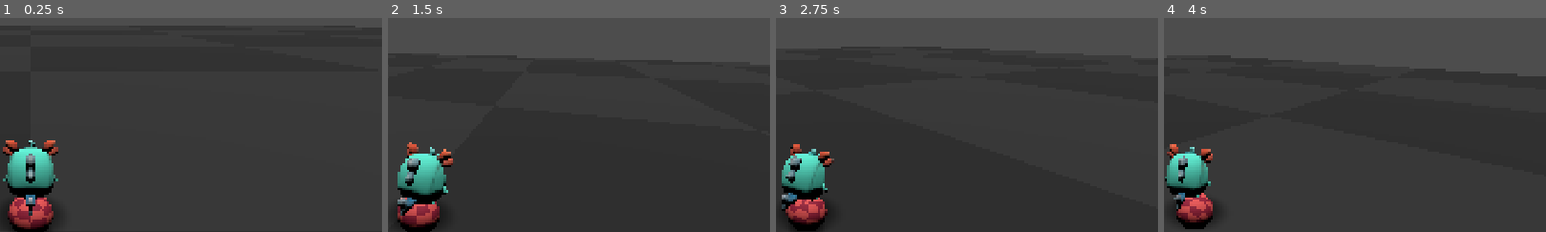
Above: before the commit, frames 1-4 (left to right).
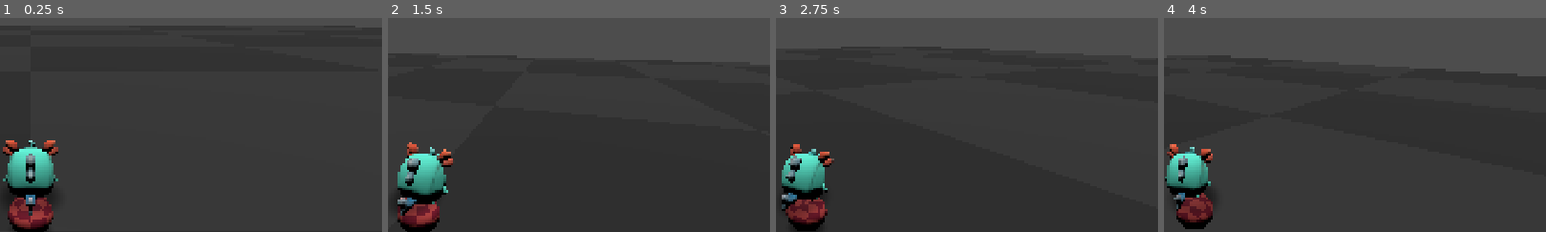
Above: after the commit, the same moments.

Repository: mika-marcondes/axie-jam
Game: Godot game, scene res://scenes/contest/contest_greybox.tscn
Same seed, same stepped clock (60 frames per second), same inputs: the game is played once before the commit and once after it.
Inputs:
- Up to frame 1 (0.25 s): no input
- Up to frame 2 (1.5 s): tap Enter at 0.5 s; hold D (move_right) 0.53-1.28 s; hold Shift (boost) 0.53-1.28 s; tap Space (jump) at 0.77, 1.07 s; tap E (camera_right) at 0.8, 1.35 s; hold S (move_back) from 1.28 s (still down)
- Up to frame 3 (2.75 s): tap Space (jump) at 1.52, 1.55, 1.82 s; release S (move_back) at 2.03 s; hold D (move_right) from 2.03 s (still down); hold Space (jump) from 2.03 s (still down); tap Shift (boost) at 2.3 s
- Up to frame 4 (4 s): release D (move_right) at 2.78 s; release Space (jump) at 2.78 s; hold W (move_forward) 2.78-3.53 s; tap Shift (boost) at 2.85 s; tap Space (jump) at 3.02, 3.32 s; tap E (camera_right) at 3.05 s; hold A (move_left) from 3.53 s (still down); hold Space (jump) from 3.53 s (still down); tap Q (camera_left) at 3.6 s
The pictures show only the part of the screen within x 46-96%, y 13-63%; the shares and areas given below are measured in that part.

The runs differ from the first frame. In frame 1, 0.6% of the frame differs, in the area x 2-14%, y 83-93%; in frame 2, 0.4%; in frame 3, 0.6%; in frame 4, 0.7%, in the area x 3-13%, y 80-94%.

Commit message:
wip animations and puffy shadow

Diff:
--- a/scenes/contest/contest_greybox.tscn
+++ b/scenes/contest/contest_greybox.tscn
@@ -50,8 +50,12 @@
 max_horizontal_air_offset = 0.2
 dive_separation = 0.2
 
-[node name="Ball" parent="." unique_id=1570341470 node_paths=PackedStringArray("movement_reference") instance=ExtResource("2_ccxh4")]
+[node name="Ball" parent="." unique_id=1570341470 node_paths=PackedStringArray("rider_shadow_target", "movement_reference") instance=ExtResource("2_ccxh4")]
 transform = Transform3D(1, 0, 0, 0, 1, 0, 0, 0, 1, 0, 0.8, 0)
+rider_shadow_target = NodePath("../Player")
+rider_shadow_min_scale = 0.1
+rider_shadow_min_opacity = 22.1
+rider_shadow_max_opacity = 0.5
 movement_reference = NodePath("../CameraRig/YawPivot")
 
 [node name="CameraRig" type="Node3D" parent="." unique_id=215474228 node_paths=PackedStringArray("target")]
--- a/scripts/player/ball_controller.gd
+++ b/scripts/player/ball_controller.gd
@@ -1,5 +1,8 @@
 extends CharacterBody3D
 class_name BallController
+
+signal landed(impact_speed: float)
+signal bounced(impact_speed: float, bounce_velocity: float)
 
 @export_category("Movement")
 @export var acceleration: float = 14.0
@@ -16,27 +19,14 @@
 @export var max_charge_time: float = 0.75
 @export_range(0.0, 1.0, 0.05) var air_control: float = 0.35
 
-var jump_charge_time: float = 0.0
-var is_charging_jump: bool = false
-
 @export_category("Bounce")
 @export_range(0.0, 1.0, 0.05) var bounce_retention: float = 0.75
 @export var bounce_input_window: float = 0.15
-
-var bounce_input_timer: float = 0.0
 
 @export_category("Boost")
 @export var boost_acceleration_multiplier: float = 1.6
 @export var boost_max_speed_multiplier: float = 1.4
 @export var boost_release_deceleration: float = 4.0
-
-var is_boosting: bool = false
-
-@export_category("References")
-@export var movement_reference: Node3D
-
-@onready var visual: Node3D = $Visual
-@onready var rider_anchor: Marker3D = $RiderAnchor
 
 @export_category("Ground Shadow")
 @export var shadow_max_height: float = 10.0
@@ -46,12 +36,43 @@
 @export var shadow_max_opacity: float = 0.45
 @export var shadow_ground_offset: float = 0.02
 
+@export_category("Rider Shadow")
+@export var rider_shadow_target: Node3D
+@export var rider_shadow_surface_offset: float = 0.015
+@export var rider_shadow_follow_speed: float = 14.0
+@export var rider_shadow_max_separation: float = 1.5
+@export var rider_shadow_min_scale: float = 0.45
+@export var rider_shadow_max_scale: float = 0.85
+@export var rider_shadow_min_opacity: float = 0.10
+@export var rider_shadow_max_opacity: float = 0.38
+
+@export_category("References")
+@export var movement_reference: Node3D
+
+@onready var visual: Node3D = $Visual
+@onready var rider_anchor: Marker3D = $RiderAnchor
 @onready var ground_probe: RayCast3D = $GroundProbe
 @onready var ground_shadow: MeshInstance3D = $GroundShadow
+@onready var rider_shadow_root: Node3D = $RiderShadow
+@onready var rider_shadow_mesh: MeshInstance3D = $RiderShadow/MeshInstance3D
+
+var jump_charge_time: float = 0.0
+var is_charging_jump: bool = false
+var bounce_input_timer: float = 0.0
+var is_boosting: bool = false
 
 var ground_shadow_material: ShaderMaterial
-
-var gravity: float = ProjectSettings.get_setting("physics/3d/default_gravity")
+var rider_shadow_material: ShaderMaterial
+
+var gravity: float = float(
+	ProjectSettings.get_setting("physics/3d/default_gravity")
+)
+
+
+#region Lifecycle
+
+func _ready() -> void:
+	setup_shadow_materials()
 
 
 func _physics_process(delta: float) -> void:
@@ -65,166 +86,32 @@
 
 	move_and_slide()
 
-	handle_landing_bounce(was_on_floor, impact_velocity)
+	handle_landing(was_on_floor, impact_velocity)
 	update_visual_rotation(delta)
 	update_ground_shadow()
+	update_rider_shadow(delta)
 	check_fall_reset()
 
 
-func _ready() -> void:
-	ground_shadow.top_level = true
-	ground_shadow_material = ground_shadow.material_override as ShaderMaterial
-
-
-func update_ground_shadow() -> void:
-	ground_probe.force_raycast_update()
-
-	if not ground_probe.is_colliding():
-		ground_shadow.visible = false
-		return
-
-	ground_shadow.visible = true
-
-	var ground_position: Vector3 = ground_probe.get_collision_point()
-	var height: float = global_position.distance_to(ground_position)
-
-	ground_shadow.global_position = (
-		ground_position + Vector3.UP * shadow_ground_offset
-	)
-
-	var height_ratio: float = clampf(
-		height / shadow_max_height,
-		0.0,
-		1.0
-	)
-
-	var shadow_scale: float = lerpf(
-		shadow_max_scale,
-		shadow_min_scale,
-		height_ratio
-	)
-
-	var shadow_opacity: float = lerpf(
-		shadow_max_opacity,
-		shadow_min_opacity,
-		height_ratio
-	)
-
-	ground_shadow.scale = Vector3(
-		shadow_scale, 1.0, shadow_scale
-	)
-
-	if ground_shadow_material != null:
-		ground_shadow_material.set_shader_parameter(
-			"opacity",
-			shadow_opacity
-		)
-
-
-func handle_landing_bounce(
-	was_on_floor: bool,
-	impact_velocity: float
-) -> void:
-	if was_on_floor or not is_on_floor():
-		return
-
-	if bounce_input_timer <= 0.0:
-		return
-
-	var impact_speed: float = maxf(-impact_velocity, 0.0)
-	var bounce_velocity: float = impact_speed * bounce_retention
-
-	var min_bounce_velocity: float = jump_velocity * 0.75
-	var max_bounce_velocity: float = charged_jump_velocity
-
-	bounce_velocity = clampf(
-		bounce_velocity,
-		min_bounce_velocity,
-		max_bounce_velocity
-	)
-
-	velocity.y = bounce_velocity
-	bounce_input_timer = 0.0
-
-
-func update_bounce_input(delta: float) -> void:
-	bounce_input_timer = maxf(bounce_input_timer - delta, 0.0)
-
-	if Input.is_action_just_pressed("jump") and not is_on_floor():
-		bounce_input_timer = bounce_input_window
-
-
-func handle_jump(delta: float) -> void:
-	if Input.is_action_just_pressed("jump") and is_on_floor():
-		is_charging_jump = true
-		jump_charge_time = 0.0
-
-	if not is_charging_jump:
-		return
-
-	if not is_on_floor():
-		reset_jump_charge()
-		return
-
-	if Input.is_action_pressed("jump"):
-		jump_charge_time = minf(
-			jump_charge_time + delta,
-			max_charge_time
-		)
-
-	if Input.is_action_just_released("jump"):
-		var charge_ratio: float = clampf(
-			jump_charge_time / maxf(max_charge_time, 0.001),
-			0.0,
-			1.0
-		)
-
-		velocity.y = lerpf(
-			jump_velocity,
-			charged_jump_velocity,
-			charge_ratio
-		)
-
-		reset_jump_charge()
-
-
-func reset_jump_charge() -> void:
-	is_charging_jump = false
-	jump_charge_time = 0.0
-
-
-func check_fall_reset() -> void:
-	if global_position.y < -10.0:
+func _unhandled_input(event: InputEvent) -> void:
+	if event.is_action_pressed("reset_scene"):
 		get_tree().reload_current_scene()
 
+#endregion
+
+
+#region Movement
 
 func handle_movement(delta: float) -> void:
-	var input: Vector2 = Input.get_vector(
-		"move_left", "move_right", "move_forward", "move_back"
-	)
-
-	var input_direction: Vector3 = Vector3.ZERO
-
-	if movement_reference != null:
-		var camera_forward: Vector3 = -movement_reference.global_transform.basis.z
-		var camera_right: Vector3 = movement_reference.global_transform.basis.x
-
-		camera_forward.y = 0.0
-		camera_right.y = 0.0
-
-		camera_forward = camera_forward.normalized()
-		camera_right = camera_right.normalized()
-
-		input_direction = camera_right * input.x + camera_forward * -input.y
-	else:
-		input_direction = Vector3(input.x, 0.0, input.y)
-
-	var horizontal_velocity: Vector3 = Vector3(
-		velocity.x, 0.0, velocity.z
-	)
-
+	var input_direction: Vector3 = get_movement_direction()
+	var horizontal_velocity: Vector3 = get_horizontal_velocity()
 	var has_movement_input: bool = input_direction.length_squared() > 0.0
-	is_boosting = Input.is_action_pressed("boost") and is_on_floor() and has_movement_input
+
+	is_boosting = (
+		Input.is_action_pressed("boost")
+		and is_on_floor()
+		and has_movement_input
+	)
 
 	var current_acceleration: float = acceleration
 	var current_max_speed: float = max_speed
@@ -237,11 +124,12 @@
 	if not is_on_floor():
 		control_multiplier = air_control
 
-	# Gradually return boosted speed toward the normal ground speed.
 	if is_on_floor() and not is_boosting and horizontal_velocity.length() > max_speed:
 		var current_speed: float = horizontal_velocity.length()
 		var reduced_speed: float = move_toward(
-			current_speed, max_speed, boost_release_deceleration * delta
+			current_speed,
+			max_speed,
+			boost_release_deceleration * delta
 		)
 
 		horizontal_velocity = horizontal_velocity.normalized() * reduced_speed
@@ -249,25 +137,27 @@
 	if has_movement_input:
 		input_direction = input_direction.normalized()
 
-		# Preserve existing overspeed instead of snapping back to the speed cap.
 		var speed_before_input: float = horizontal_velocity.length()
 		var allowed_speed: float = maxf(current_max_speed, speed_before_input)
 
 		if horizontal_velocity.length() < 0.1:
 			horizontal_velocity += (
-				input_direction * current_acceleration * control_multiplier * delta
+				input_direction
+				* current_acceleration
+				* control_multiplier
+				* delta
 			)
 		else:
 			var momentum_direction: Vector3 = horizontal_velocity.normalized()
-
-			# Split input into acceleration along the current momentum
-			# and steering perpendicular to it.
 			var parallel_amount: float = input_direction.dot(momentum_direction)
 			var parallel_input: Vector3 = momentum_direction * parallel_amount
 			var lateral_input: Vector3 = input_direction - parallel_input
 
 			horizontal_velocity += (
-				parallel_input * current_acceleration * control_multiplier * delta
+				parallel_input
+				* current_acceleration
+				* control_multiplier
+				* delta
 			)
 
 			horizontal_velocity += (
@@ -279,45 +169,360 @@
 			)
 
 		if horizontal_velocity.length() > allowed_speed:
-			horizontal_velocity = horizontal_velocity.normalized() * allowed_speed
-
+			horizontal_velocity = (
+				horizontal_velocity.normalized()
+				* allowed_speed
+			)
 	elif is_on_floor():
 		horizontal_velocity = horizontal_velocity.move_toward(
-			Vector3.ZERO, drag * delta
+			Vector3.ZERO,
+			drag * delta
 		)
 
 	velocity.x = horizontal_velocity.x
 	velocity.z = horizontal_velocity.z
 
+
+func get_movement_direction() -> Vector3:
+	var input: Vector2 = Input.get_vector(
+		"move_left",
+		"move_right",
+		"move_forward",
+		"move_back"
+	)
+
+	if input.length_squared() <= 0.0:
+		return Vector3.ZERO
+
+	if movement_reference == null:
+		return Vector3(input.x, 0.0, input.y).normalized()
+
+	var camera_forward: Vector3 = (
+		- movement_reference.global_transform.basis.z
+	)
+	var camera_right: Vector3 = (
+		movement_reference.global_transform.basis.x
+	)
+
+	camera_forward.y = 0.0
+	camera_right.y = 0.0
+
+	camera_forward = camera_forward.normalized()
+	camera_right = camera_right.normalized()
+
+	return (
+		camera_right * input.x
+		+ camera_forward * -input.y
+	).normalized()
+
+
+func get_horizontal_velocity() -> Vector3:
+	return Vector3(
+		velocity.x,
+		0.0,
+		velocity.z
+	)
+
+
+func get_horizontal_speed() -> float:
+	return get_horizontal_velocity().length()
+
+#endregion
+
+
+#region Jump and Bounce
+
+func handle_jump(delta: float) -> void:
+	if Input.is_action_just_pressed("jump") and is_on_floor():
+		is_charging_jump = true
+		jump_charge_time = 0.0
+
+	if not is_charging_jump:
+		return
+
+	if not is_on_floor():
+		reset_jump_charge()
+		return
+
+	if Input.is_action_pressed("jump"):
+		jump_charge_time = minf(
+			jump_charge_time + delta,
+			max_charge_time
+		)
+
+	if Input.is_action_just_released("jump"):
+		var charge_ratio: float = clampf(
+			jump_charge_time / maxf(max_charge_time, 0.001),
+			0.0,
+			1.0
+		)
+
+		velocity.y = lerpf(
+			jump_velocity,
+			charged_jump_velocity,
+			charge_ratio
+		)
+
+		reset_jump_charge()
+
+
+func reset_jump_charge() -> void:
+	is_charging_jump = false
+	jump_charge_time = 0.0
+
+
+func update_bounce_input(delta: float) -> void:
+	bounce_input_timer = maxf(
+		bounce_input_timer - delta,
+		0.0
+	)
+
+	if Input.is_action_just_pressed("jump") and not is_on_floor():
+		bounce_input_timer = bounce_input_window
+
+
+func handle_landing(
+	was_on_floor: bool,
+	impact_velocity: float
+) -> void:
+	if was_on_floor or not is_on_floor():
+		return
+
+	var impact_speed: float = maxf(-impact_velocity, 0.0)
+	landed.emit(impact_speed)
+
+	if bounce_input_timer <= 0.0:
+		return
+
+	var bounce_velocity: float = impact_speed * bounce_retention
+	var min_bounce_velocity: float = jump_velocity * 0.75
+	var max_bounce_velocity: float = charged_jump_velocity
+
+	bounce_velocity = clampf(
+		bounce_velocity,
+		min_bounce_velocity,
+		max_bounce_velocity
+	)
+
+	velocity.y = bounce_velocity
+	bounce_input_timer = 0.0
+
+	bounced.emit(
+		impact_speed,
+		bounce_velocity
+	)
+
+#endregion
+
+
+#region Physics
 
 func apply_gravity(delta: float) -> void:
 	if not is_on_floor():
 		velocity.y -= gravity * delta
 
 
+func check_fall_reset() -> void:
+	if global_position.y < -10.0:
+		get_tree().reload_current_scene()
+
+#endregion
+
+
+#region Visuals
+
 func update_visual_rotation(delta: float) -> void:
-	var horizontal_velocity := Vector3(
-		velocity.x,
-		0.0,
-		velocity.z
-	)
+	var horizontal_velocity: Vector3 = get_horizontal_velocity()
 
 	if horizontal_velocity.length() < 0.01:
 		return
 
-	var direction := horizontal_velocity.normalized()
-
-	var rotation_axis := Vector3(
+	var direction: Vector3 = horizontal_velocity.normalized()
+	var rotation_axis: Vector3 = Vector3(
 		direction.z,
 		0.0,
-		-direction.x
+		- direction.x
 	).normalized()
-
-	var angle := horizontal_velocity.length() * delta / radius
-
-	visual.rotate(rotation_axis, angle)
-
-
-func _unhandled_input(event: InputEvent) -> void:
-	if event.is_action_pressed("reset_scene"):
-		get_tree().reload_current_scene()
+	var angle: float = horizontal_velocity.length() * delta / radius
+
+	visual.rotate(
+		rotation_axis,
+		angle
+	)
+
+#endregion
+
+
+#region Shadows
+
+func setup_shadow_materials() -> void:
+	ground_shadow.top_level = true
+
+	ground_shadow_material = duplicate_shadow_material(
+		ground_shadow
+	)
+	rider_shadow_material = duplicate_shadow_material(
+		rider_shadow_mesh
+	)
+
+	if rider_shadow_target == null:
+		rider_shadow_mesh.visible = false
+
+
+func duplicate_shadow_material(
+	mesh: MeshInstance3D
+) -> ShaderMaterial:
+	if not mesh.material_override is ShaderMaterial:
+		return null
+
+	var material: ShaderMaterial = (
+		mesh.material_override.duplicate()
+		as ShaderMaterial
+	)
+
+	mesh.material_override = material
+	return material
+
+
+func update_ground_shadow() -> void:
+	ground_probe.force_raycast_update()
+
+	if not ground_probe.is_colliding():
+		ground_shadow.visible = false
+		return
+
+	ground_shadow.visible = true
+
+	var ground_position: Vector3 = ground_probe.get_collision_point()
+	var height: float = global_position.distance_to(ground_position)
+	var height_ratio: float = clampf(
+		height / maxf(shadow_max_height, 0.001),
+		0.0,
+		1.0
+	)
+	var shadow_scale: float = lerpf(
+		shadow_max_scale,
+		shadow_min_scale,
+		height_ratio
+	)
+	var shadow_opacity: float = lerpf(
+		shadow_max_opacity,
+		shadow_min_opacity,
+		height_ratio
+	)
+
+	ground_shadow.global_position = (
+		ground_position
+		+ Vector3.UP * shadow_ground_offset
+	)
+	ground_shadow.scale = Vector3(
+		shadow_scale,
+		1.0,
+		shadow_scale
+	)
+
+	set_shadow_opacity(
+		ground_shadow_material,
+		shadow_opacity
+	)
+
+
+func update_rider_shadow(delta: float) -> void:
+	if rider_shadow_target == null:
+		rider_shadow_mesh.visible = false
+		return
+
+	var local_target: Vector3 = to_local(
+		rider_shadow_target.global_position
+	)
+
+	if local_target.length_squared() < 0.0001:
+		rider_shadow_mesh.visible = false
+		return
+
+	rider_shadow_mesh.visible = true
+
+	var surface_normal: Vector3 = local_target.normalized()
+	var target_position: Vector3 = (
+		surface_normal
+		* (radius + rider_shadow_surface_offset)
+	)
+	var follow_weight: float = clampf(
+		rider_shadow_follow_speed * delta,
+		0.0,
+		1.0
+	)
+	var shadow_position: Vector3 = rider_shadow_root.position.lerp(
+		target_position,
+		follow_weight
+	)
+
+	rider_shadow_root.transform = Transform3D(
+		make_surface_basis(surface_normal),
+		shadow_position
+	)
+
+	var separation: float = rider_shadow_target.global_position.distance_to(
+		rider_anchor.global_position
+	)
+	var separation_ratio: float = clampf(
+		separation / maxf(rider_shadow_max_separation, 0.001),
+		0.0,
+		1.0
+	)
+	var shadow_scale: float = lerpf(
+		rider_shadow_max_scale,
+		rider_shadow_min_scale,
+		separation_ratio
+	)
+	var shadow_opacity: float = lerpf(
+		rider_shadow_max_opacity,
+		rider_shadow_min_opacity,
+		separation_ratio
+	)
+
+	rider_shadow_mesh.scale = Vector3(
+		shadow_scale,
+		1.0,
+		shadow_scale
+	)
+
+	set_shadow_opacity(
+		rider_shadow_material,
+		shadow_opacity
+	)
+
+
+func make_surface_basis(surface_normal: Vector3) -> Basis:
+	var reference_axis: Vector3 = Vector3.FORWARD
+
+	if absf(surface_normal.dot(reference_axis)) > 0.98:
+		reference_axis = Vector3.RIGHT
+
+	var x_axis: Vector3 = surface_normal.cross(
+		reference_axis
+	).normalized()
+	var z_axis: Vector3 = x_axis.cross(
+		surface_normal
+	).normalized()
+
+	return Basis(
+		x_axis,
+		surface_normal,
+		z_axis
+	)
+
+
+func set_shadow_opacity(
+	material: ShaderMaterial,
+	opacity: float
+) -> void:
+	if material == null:
+		return
+
+	material.set_shader_parameter(
+		"opacity",
+		opacity
+	)
+
+#endregion
--- a/scripts/player/player_controller.gd
+++ b/scripts/player/player_controller.gd
@@ -347,6 +347,10 @@
 	return best_jump_height
 
 
+func get_rider_shadow_position() -> Vector3:
+	return air_offset_root.global_position
+
+
 func is_airborne() -> bool:
 	return ball != null and not ball.is_on_floor()
 
